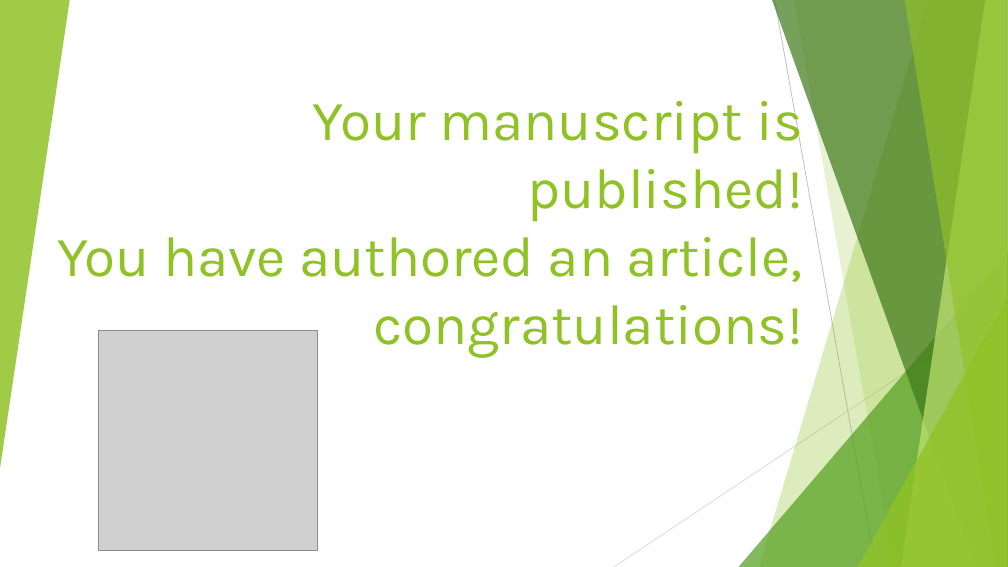
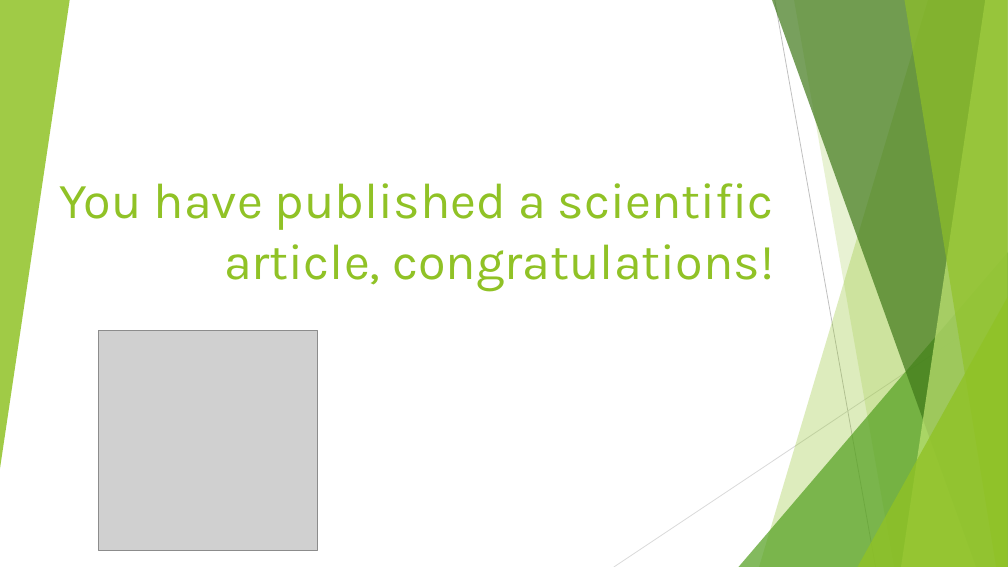
Before and after one commit to auponchon/Writing_a_draft, a slide deck: slide 19 of How to write a first draft.pptx. Drawn at 1008x567 pixels with LibreOffice and Linux fonts; fonts in the diff are those of the drawing; grey boxes stand for pictures. Boxes give left, top, right and bottom in pixels: in the first picture for what was removed or moved away, otherwise in the second. Text is boxed around its words. In the diff, an @@ line names an element or a change of style, - is before the commit and + after.

```diff
--- a/How to write a first draft.pptx
+++ b/How to write a first draft.pptx
@@ title at (x1=59, y1=183, x2=774, y2=291): text changed; size 54 to 48 pt @@
-Your manuscript is published!
-You have authored an article,
-congratulations!
+You have published a scientific
+article, congratulations!
```
Also in this commit, not shown: 4 other slides changed.
